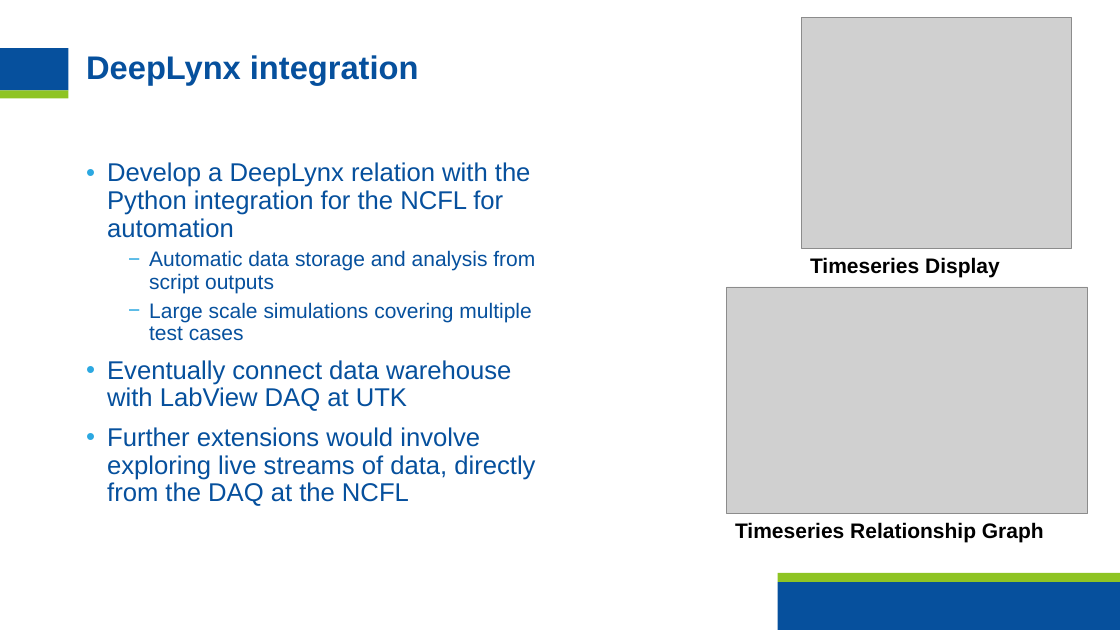
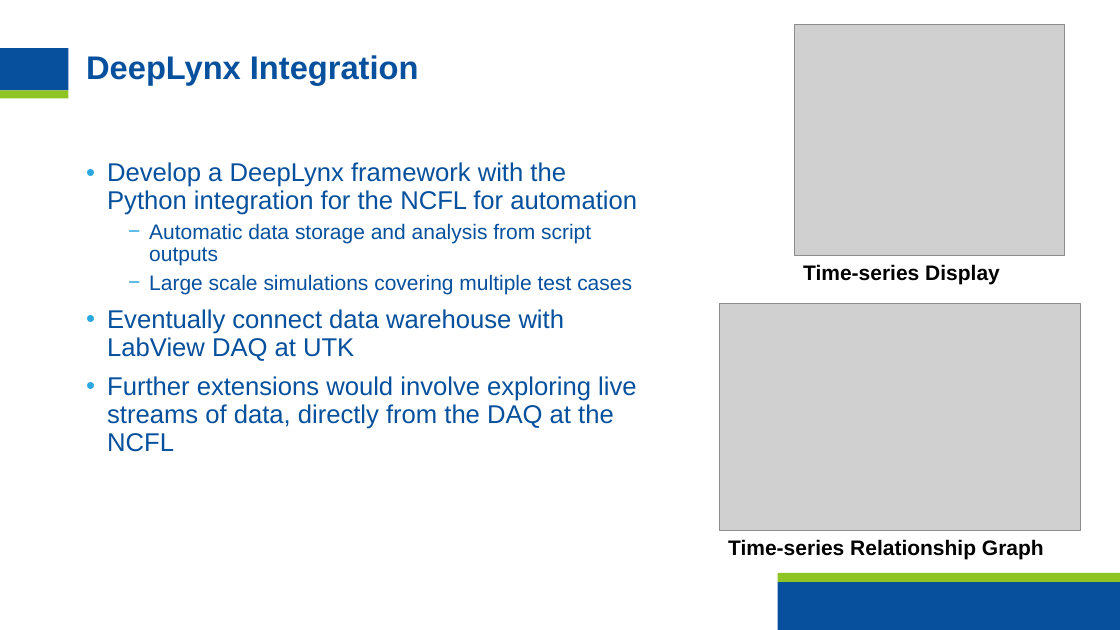
Before and after one commit to hvnaick/INL_DT_Intern, a slide deck: slide 11 of Important Documents/FinalPresentation.pptx. Drawn at 1120x630 pixels with LibreOffice and Linux fonts; fonts in the diff are those of the drawing; grey boxes stand for pictures; background and template pictures are left out. Boxes give left, top, right and bottom in pixels: in the first picture for what was removed or moved away, otherwise in the second. Text is boxed around its words. In the diff, an @@ line names an element or a change of style, - is before the commit and + after.

Commit message:
Began working on storing data sets for Python plots in final presentation

```diff
--- a/Important Documents/FinalPresentation.pptx
+++ b/Important Documents/FinalPresentation.pptx
@@ picture: place and size @@
-picture at [802, 17, 1072, 248]
+picture at [795, 24, 1065, 255]
@@ title at [86, 55, 419, 85]: text changed @@
-DeepLynx integration
+DeepLynx Integration
@@ text at [107, 162, 637, 215]: text changed @@
-• Develop a DeepLynx relation with the Python integration for the NCFL for automation
+• Develop a DeepLynx framework with the Python integration for the NCFL for automation
@@ text at [803, 264, 1000, 285]: text changed @@
-Timeseries Display
+Time-series Display
@@ picture: place and size @@
-picture at [727, 287, 1087, 514]
+picture at [720, 303, 1081, 530]
@@ text at [728, 539, 1044, 559]: text changed @@
-Timeseries Relationship Graph
+Time-series Relationship Graph
```
Also in this commit, not shown: 7 other slides changed, 1 slide removed, 19 other files.
